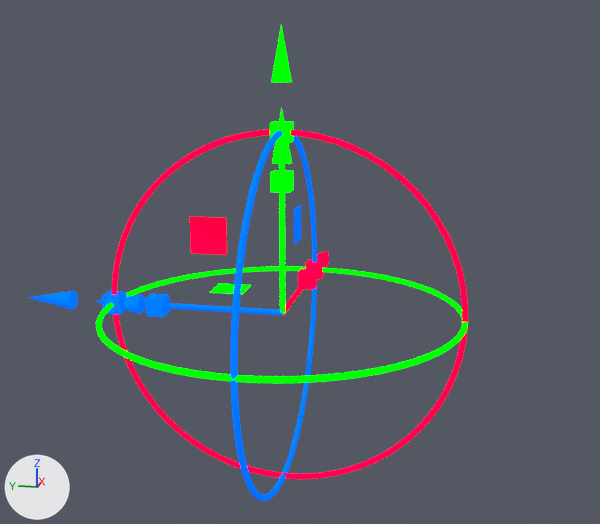
Renders of the Blender file design-drafts/gizmo/gizmo.blend from each side of a commit.
Both versions are drawn from a 50 mm camera at (-4.13, -0.92, 1.31) aimed at (0.25, -0.04, 0.22). Arrows for +X, +Y and +Z are at lower left; the lights stay in place.

Names of what the first picture shows: 'all_scale_y', 'all_scale_z', 'all_translate_y', 'all_translate_z', 'rotate_x', 'rotate_y', 'rotate_z', 'scale_x_plane', 'scale_z', 'translate_z'.
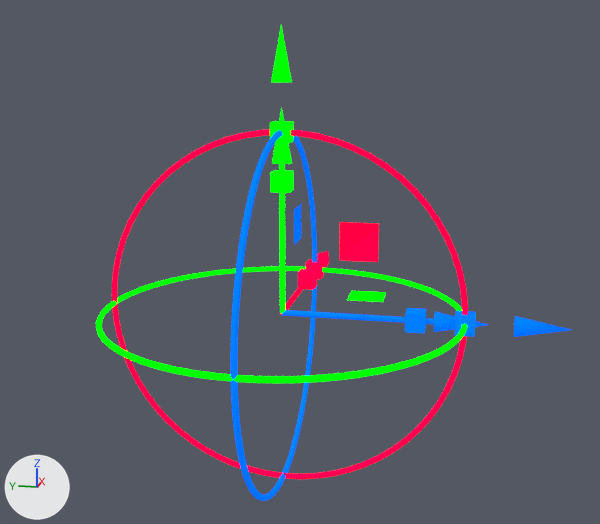
Edits to the bpy script that builds the scene:
```text
Change me_nurbspath_002:
    where me_nurbspath_002.from_pydata(...)  # 41 vertices, 29 faces; spans x -0.053..0.053, y 0.0..1.075, z -0.052..0.053
    used by ob_translate_z; location = (0.0, 0.0, 0.0)
    me_nurbspath_002 part 1: the whole mesh is mirrored in y about the mesh origin
Change me_plane_013:
    where me_plane_013.from_pydata(...)  # 8 vertices, 2 faces; spans x 0.0, y 0.3..0.5, z 0.3..0.5
    used by ob_translate_x_plane; location = (0.0, 0.0, 0.0)
    me_plane_013 part 2: the whole mesh is mirrored in y about the mesh origin
Change me_nurbspath_006:
    where me_nurbspath_006.from_pydata(...)  # 32 vertices, 18 faces; spans x -0.05..0.05, y 0.0..1.0, z -0.05..0.05
    used by ob_scale_z; location = (0.0, 0.0, 0.0)
    me_nurbspath_006 part 3: the whole mesh is mirrored in y about the mesh origin
Change me_plane_004:
    where me_plane_004.from_pydata(...)  # 8 vertices, 2 faces; spans x 0.0, y 0.3..0.5, z 0.3..0.5
    used by ob_scale_x_plane; location = (0.0, 0.0, 0.0)
    me_plane_004 part 4: the whole mesh is mirrored in y about the mesh origin
Change me_nurbspath_003:
    where me_nurbspath_003.from_pydata(...)  # 17 vertices, 17 faces; spans x -0.053..0.053, y 1.195..1.475, z -0.052..0.053
    used by ob_all_translate_z; location = (0.0, 0.0, 0.0)
    me_nurbspath_003 part 5: the whole mesh is mirrored in y about the mesh origin
Change me_nurbspath_011:
    where me_nurbspath_011.from_pydata(...)  # 32 vertices, 18 faces; spans x -0.05..0.05, y 0.0..0.75, z -0.05..0.05
    used by ob_all_scale_y; location = (0.0, 0.0, 0.0)
    remove me_nurbspath_011.materials.append(mat_blue_m)  # blue #0063ff
    me_nurbspath_011 part 7: the loose piece of 8 vertices spanning x -0.05..0.05, y 0.65..0.75, z -0.05..0.05 is deleted
    add me_nurbspath_011.materials.append(mat_green_m)  # green #00ff00
Change me_nurbspath_010:
    where me_nurbspath_010.from_pydata(...)  # 32 vertices, 18 faces; spans x -0.05..0.05, y -0.05..0.05, z 0.0..0.75
    used by ob_all_scale_z; location = (0.0, 0.0, 0.0)
    remove me_nurbspath_010.materials.append(mat_green_m)  # green #00ff00
    me_nurbspath_010 part 6: a new loose piece, a box spanning x -0.05..0.05, y -0.75..-0.65, z -0.05..0.05, in mat_blue_m (blue #0063ff)
    add me_nurbspath_010.materials.append(mat_blue_m)  # blue #0063ff
Add me_plane_005_1:
    me_plane_005_1.from_pydata([(0.3, -0.3, 0.0), (0.5, -0.3, 0.0), (0.3, -0.5, 0.0), (0.5, -0.5, 0.0), (0.3, -0.5, 0.0), (0.5, -0.5, 0.0), (0.3, -0.3, 0.0), (0.5, -0.3, 0.0)], [], [(0, 1, 3, 2), (4, 5, 7, 6)])
    me_plane_005_1.materials.append(mat_green_m_002)  # green #00ff00
Change ob_scale_y_plane:
    ob_scale_y_plane: bpy.data.objects.new('scale_y_plane', me_plane_006) -> bpy.data.objects.new('scale_y_plane', me_plane_005_1)
```

Changed parts and their boxes [x1, y1, x2, y2] in the pictures (600 x 524 px):
'scale_z', mesh mirrored: before [102, 291, 283, 315]; after [282, 310, 476, 337]
'translate_x_plane', mesh mirrored (not visible before): after [339, 222, 379, 262]
'scale_x_plane', mesh mirrored (not visible afterwards): before [190, 216, 227, 255]
'all_scale_z', reshaped: before [270, 170, 294, 311]; after [292, 308, 426, 333]
'all_scale_y', reshaped: before [145, 293, 276, 317]; after [270, 170, 294, 308]
'all_translate_z', mesh mirrored: before [28, 291, 78, 309]; after [514, 316, 571, 337]
'translate_z', mesh mirrored: before [94, 295, 283, 315]; after [428, 312, 488, 332]
'scale_y_plane', reshaped (not visible before): after [347, 291, 386, 302]
part 6 of me_nurbspath_010, added (blue): after [405, 308, 426, 333]
part 7 of me_nurbspath_011, deleted (blue): before [145, 293, 170, 317]
